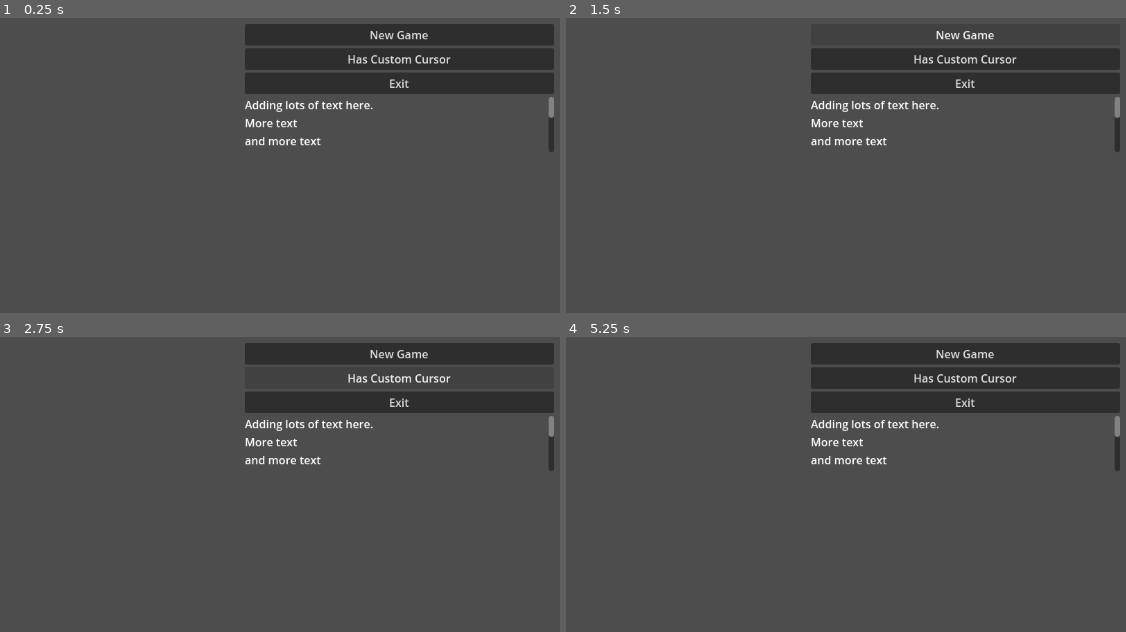
Above: before the commit, frames 1-4 (two rows, left to right).
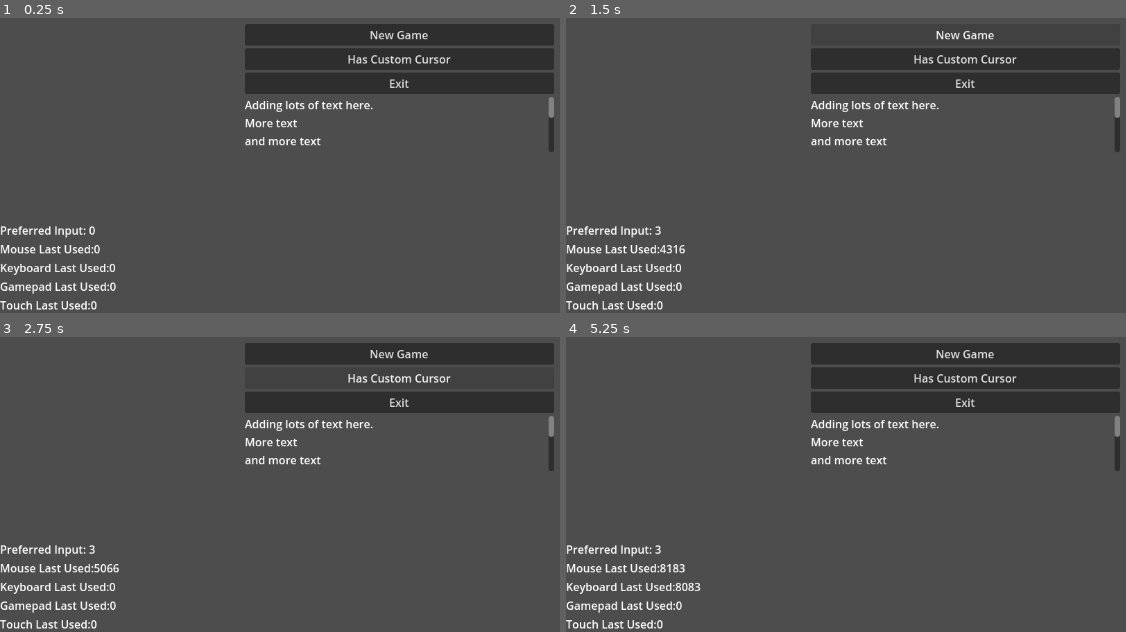
Above: after the commit, the same moments.

Repository: Vortex-Basis-LLC/Godot-VBG-Samples-GamepadCursor
Game: Godot game, scene res://scenes/test_level.tscn
The game is run twice, just before and just after one commit, with the same random seed, the same clock (stepped at 60 frames per second) and the same inputs.
Inputs (mouse positions are in pixels of both pictures, inside the frame that each line leads up to):
- Up to frame 1 (0.25 s): no input
- Up to frame 2 (1.5 s): click "New Game" at 0.5 s; click "New Game" at 1.25 s
- Up to frame 3 (2.75 s): click "Has Custom Cursor" at 2 s
- Up to frame 4 (5.25 s): click "Has Custom Cursor" at 2.75 s; click "New Game" at 3.5 s; click "Has Custom Cursor" at 4.25 s; tap Enter at 5 s; move the mouse to (outside the picture) at 5.02 s; click (outside the picture) at 5.17 s

The runs differ from the first frame. In frame 1, 1.5% of the frame differs, in the area x 0-21%, y 70-99%; in frame 2, 1.5%; in frame 3, 1.5%; in frame 4, 1.6%, in the area x 0-25%, y 70-99%.

Commit message:
Adding input monitor to see what types of inputs are being used.

Diff:
--- /dev/null
+++ b/input/input_monitor.gd
@@ -0,0 +1,88 @@
+extends Node
+class_name InputMonitor
+
+enum PreferredInputType {
+	UNKNOWN = 0,
+	KEYBOARD = 1,
+	MOUSE = 2,
+	KEYBOARD_MOUSE = 3,
+	GAMEPAD = 4,
+	TOUCH = 5
+}
+
+signal preferred_input_type_changed;
+
+var last_keyboard_used_time_msec: int = 0
+var last_mouse_used_time_msec: int = 0
+var last_gamepad_used_time_msec: int = 0
+var last_touch_used_time_msec: int = 0
+
+var _has_used_keyboard: bool = false
+var _has_used_mouse: bool = false
+var _has_used_gamepad: bool = false
+var _has_used_touch: bool = false
+
+var _last_known_preferred_input_type := PreferredInputType.UNKNOWN
+
+
+func _input(event):
+	if event is InputEventMouseMotion || event is InputEventMouseButton:
+		report_mouse_used()
+	elif event is InputEventJoypadMotion || event is InputEventJoypadButton:
+		report_gamepad_used()
+	elif event is InputEventScreenTouch:
+		report_touch_used()
+	elif event is InputEventKey:
+		report_keyboard_used()
+
+
+func is_mouse_preferred() -> bool:
+	return (_last_known_preferred_input_type == PreferredInputType.KEYBOARD_MOUSE)
+
+
+func report_mouse_used():
+	_has_used_mouse = true
+	last_mouse_used_time_msec = Time.get_ticks_msec()
+	_update_preferred_input_type()
+
+func report_gamepad_used():
+	_has_used_gamepad = true
+	last_gamepad_used_time_msec = Time.get_ticks_msec()
+	_update_preferred_input_type()
+
+func report_keyboard_used():
+	_has_used_keyboard = true
+	last_keyboard_used_time_msec = Time.get_ticks_msec()
+	_update_preferred_input_type()
+
+func report_touch_used():
+	_has_used_touch = true
+	last_touch_used_time_msec = Time.get_ticks_msec()
+	_update_preferred_input_type()
+
+
+func get_preferred_input_type() -> PreferredInputType:
+	return _last_known_preferred_input_type
+
+
+func _determine_preferred_input_type() -> PreferredInputType:
+	if (last_gamepad_used_time_msec > last_mouse_used_time_msec \
+		&& last_gamepad_used_time_msec > last_keyboard_used_time_msec \
+		&& last_gamepad_used_time_msec > last_touch_used_time_msec):
+		return PreferredInputType.GAMEPAD
+
+	if (last_touch_used_time_msec > last_keyboard_used_time_msec \
+		&& last_touch_used_time_msec > last_touch_used_time_msec):
+		return PreferredInputType.TOUCH
+
+	if (!_has_used_mouse):
+		return PreferredInputType.KEYBOARD
+	else:
+		return PreferredInputType.KEYBOARD_MOUSE
+
+
+func _update_preferred_input_type() -> void:
+	var new_preferred_input_type := _determine_preferred_input_type()
+	if new_preferred_input_type != _last_known_preferred_input_type:
+		_last_known_preferred_input_type = new_preferred_input_type
+		preferred_input_type_changed.emit()
--- a/scenes/test_level.gd
+++ b/scenes/test_level.gd
@@ -1,19 +1,28 @@
 extends Node3D
+
+@export var input_monitor: InputMonitor
+
+@onready var label_preferred_input = $CanvasLayer/MarginContainer/VBoxContainer/LabelPreferredInput
+@onready var label_mouse_used_last = $CanvasLayer/MarginContainer/VBoxContainer/LabelMouseUsedLast
+@onready var label_keyboard_used_last = $CanvasLayer/MarginContainer/VBoxContainer/LabelKeyboardUsedLast
+@onready var label_gamepad_used_last = $CanvasLayer/MarginContainer/VBoxContainer/LabelGamepadUsedLast
+@onready var label_touch_used_last = $CanvasLayer/MarginContainer/VBoxContainer/LabelTouchUsedLast
 
 
 # Called when the node enters the scene tree for the first time.
 func _ready() -> void:
-	pass # Replace with function body.
+	_update_preferred_input_label()
 
 
 # Called every frame. 'delta' is the elapsed time since the previous frame.
 func _process(delta: float) -> void:
-	pass
-
+	label_mouse_used_last.text = "Mouse Last Used:" + str(input_monitor.last_mouse_used_time_msec)
+	label_keyboard_used_last.text = "Keyboard Last Used:" + str(input_monitor.last_keyboard_used_time_msec)
+	label_gamepad_used_last.text = "Gamepad Last Used:" + str(input_monitor.last_gamepad_used_time_msec)
+	label_touch_used_last.text = "Touch Last Used:" + str(input_monitor.last_touch_used_time_msec)
 
 func _on_button_new_game_pressed() -> void:
 	print("new game pressed")
-
 
 func _on_button_exit_pressed() -> void:
 	get_tree().quit()
@@ -21,3 +30,10 @@
 
 func _on_button_custom_cursor_pressed():
 	print("custom cursor button pressed")
+
+
+func _on_input_monitor_preferred_input_type_changed():
+	_update_preferred_input_label()
+
+func _update_preferred_input_label():
+	label_preferred_input.text = "Preferred Input: " + str(input_monitor._last_known_preferred_input_type)
--- a/scenes/test_level.tscn
+++ b/scenes/test_level.tscn
@@ -1,10 +1,15 @@
-[gd_scene load_steps=3 format=3 uid="uid://cmqvpjk11wrks"]
+[gd_scene load_steps=4 format=3 uid="uid://cmqvpjk11wrks"]
 
 [ext_resource type="Script" path="res://input/gamepad_cursor.gd" id="1_75ohs"]
 [ext_resource type="Script" path="res://scenes/test_level.gd" id="1_p4puh"]
+[ext_resource type="Script" path="res://input/input_monitor.gd" id="2_qq83b"]
 
-[node name="TestLevel" type="Node3D"]
+[node name="TestLevel" type="Node3D" node_paths=PackedStringArray("input_monitor")]
 script = ExtResource("1_p4puh")
+input_monitor = NodePath("InputMonitor")
+
+[node name="InputMonitor" type="Node" parent="."]
+script = ExtResource("2_qq83b")
 
 [node name="GamepadCursor" type="Node2D" parent="."]
 script = ExtResource("1_75ohs")
@@ -54,6 +59,40 @@
 
 If you can see this, then you have scrolled to the bottom."
 
+[node name="CanvasLayer" type="CanvasLayer" parent="."]
+
+[node name="MarginContainer" type="MarginContainer" parent="CanvasLayer"]
+anchors_preset = 12
+anchor_top = 1.0
+anchor_right = 1.0
+anchor_bottom = 1.0
+grow_horizontal = 2
+grow_vertical = 0
+
+[node name="VBoxContainer" type="VBoxContainer" parent="CanvasLayer/MarginContainer"]
+layout_mode = 2
+
+[node name="LabelPreferredInput" type="Label" parent="CanvasLayer/MarginContainer/VBoxContainer"]
+layout_mode = 2
+text = "Preferred Input:"
+
+[node name="LabelMouseUsedLast" type="Label" parent="CanvasLayer/MarginContainer/VBoxContainer"]
+layout_mode = 2
+text = "Mouse Last Used:"
+
+[node name="LabelKeyboardUsedLast" type="Label" parent="CanvasLayer/MarginContainer/VBoxContainer"]
+layout_mode = 2
+text = "Keyboard Last Used:"
+
+[node name="LabelGamepadUsedLast" type="Label" parent="CanvasLayer/MarginContainer/VBoxContainer"]
+layout_mode = 2
+text = "Gamepad Last Used:"
+
+[node name="LabelTouchUsedLast" type="Label" parent="CanvasLayer/MarginContainer/VBoxContainer"]
+layout_mode = 2
+text = "Touch Last Used:"
+
+[connection signal="preferred_input_type_changed" from="InputMonitor" to="." method="_on_input_monitor_preferred_input_type_changed"]
 [connection signal="pressed" from="CenterContainer/VBoxContainer/ButtonNewGame" to="." method="_on_button_new_game_pressed"]
 [connection signal="pressed" from="CenterContainer/VBoxContainer/ButtonCustomCursor" to="." method="_on_button_custom_cursor_pressed"]
 [connection signal="pressed" from="CenterContainer/VBoxContainer/ButtonExit" to="." method="_on_button_exit_pressed"]
